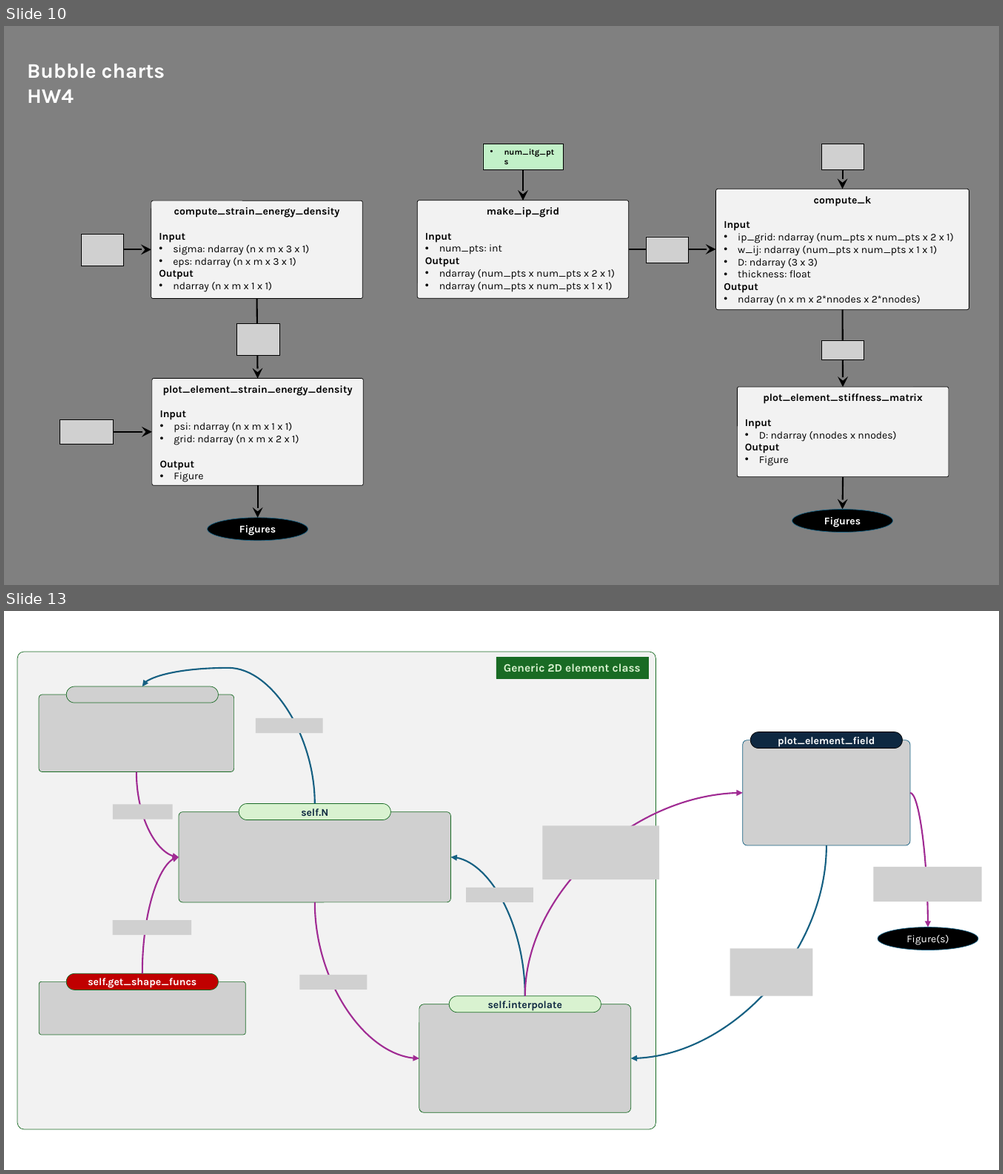
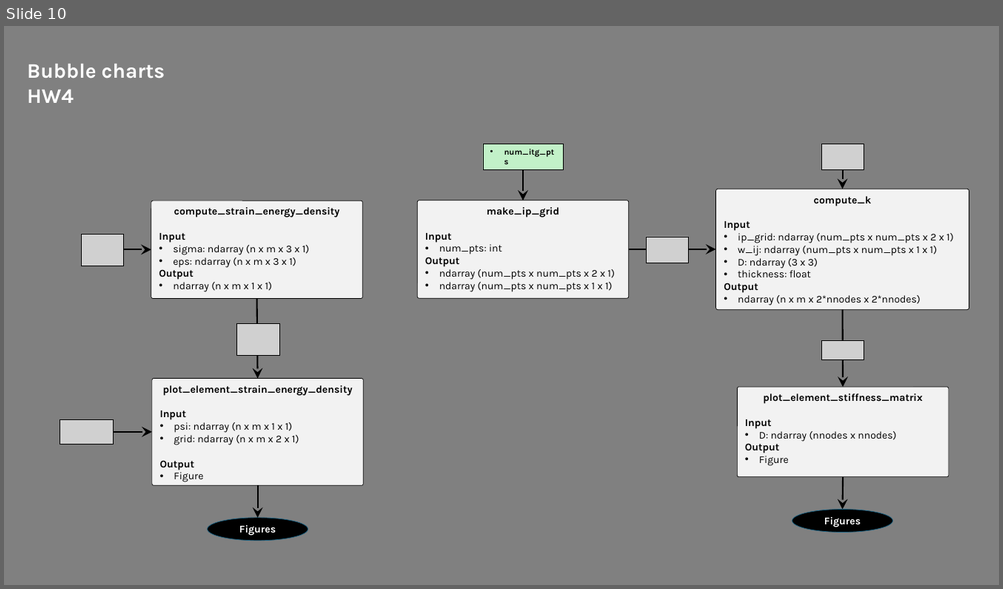
Before and after one commit to mnolaya/theory-of-fea, a slide deck: homeworks/hw_flowcharts.pptx. Shown one above the other, each under a label of ours: slides 10 and 13 before the commit, slide 10 after it; the slides between them are not shown. The pictures are 1003x1174 and 1003x589 pixels, drawn with LibreOffice and Linux fonts; fonts in the diff are those of the drawing; grey boxes stand for pictures. Boxes give left, top, right and bottom in pixels: in the first picture for what was removed or moved away, otherwise in the second. Text is boxed around its words. In the diff, an @@ line names an element or a change of style, - is before the commit and + after.

```diff
--- a/homeworks/hw_flowcharts.pptx
+++ b/homeworks/hw_flowcharts.pptx
@@ slide 13 removed at (4,611,999,1170), background #FFFFFF @@
@@ rounded rectangle removed at (17,652,656,1130) @@
@@ curved arrow removed from (314, 803) to (142, 686) @@
@@ rounded rectangle removed at (496,658,649,678) @@
-Generic 2D element class
@@ picture removed at (39,695,234,772) @@
@@ picture removed at (67,686,219,703) @@
@@ picture removed at (256,718,323,733) @@
@@ picture removed at (743,740,910,846) @@
@@ rounded rectangle removed at (750,732,902,749) @@
-plot_element_field
@@ curved arrow removed from (136, 772) to (179, 857) @@
@@ picture removed at (113,804,173,819) @@
@@ rounded rectangle removed at (239,803,391,820) @@
-self.N
@@ curved arrow removed from (525, 997) to (743, 793) @@
@@ curved arrow removed from (910, 793) to (928, 927) @@
@@ picture removed at (179,812,451,903) @@
@@ picture removed at (543,826,660,880) @@
@@ curved arrow removed from (826, 846) to (631, 1059) @@
@@ curved arrow removed from (142, 974) to (179, 857) @@
@@ curved arrow removed from (525, 997) to (451, 857) @@
@@ picture removed at (874,867,982,902) @@
@@ picture removed at (466,888,533,903) @@
@@ picture removed at (113,920,192,936) @@
@@ curved arrow removed from (314, 903) to (419, 1059) @@
@@ ellipse removed at (878,927,979,951) @@
-Figure(s)
@@ picture removed at (730,949,813,997) @@
@@ picture removed at (39,982,246,1035) @@
@@ rounded rectangle removed at (67,974,219,990) @@
-self.get_shape_funcs
@@ picture removed at (299,975,367,990) @@
@@ picture removed at (419,1005,631,1113) @@
@@ rounded rectangle removed at (449,997,601,1013) @@
-self.interpolate
```
Also in this commit, not shown: 2 slides added, 2 other slides removed, 4 other files.
